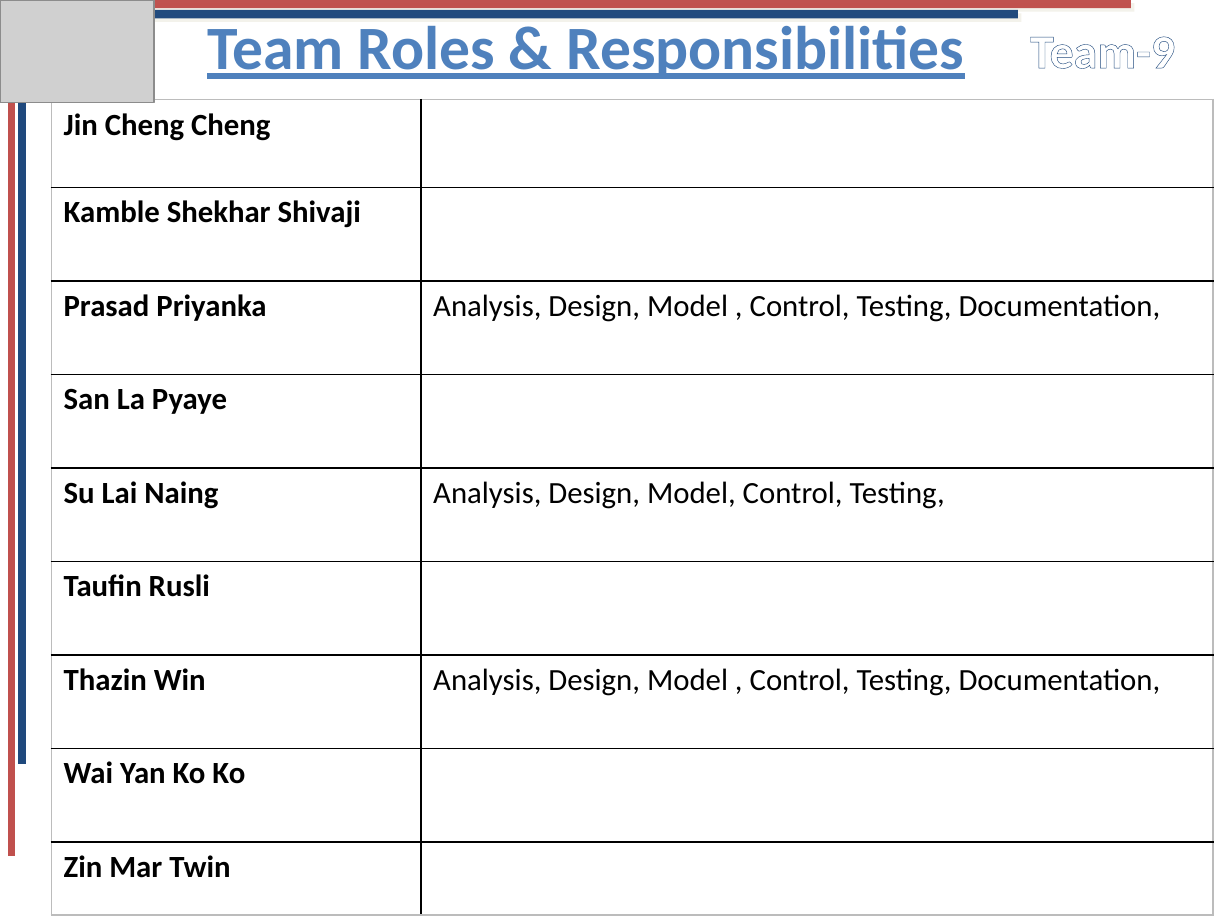
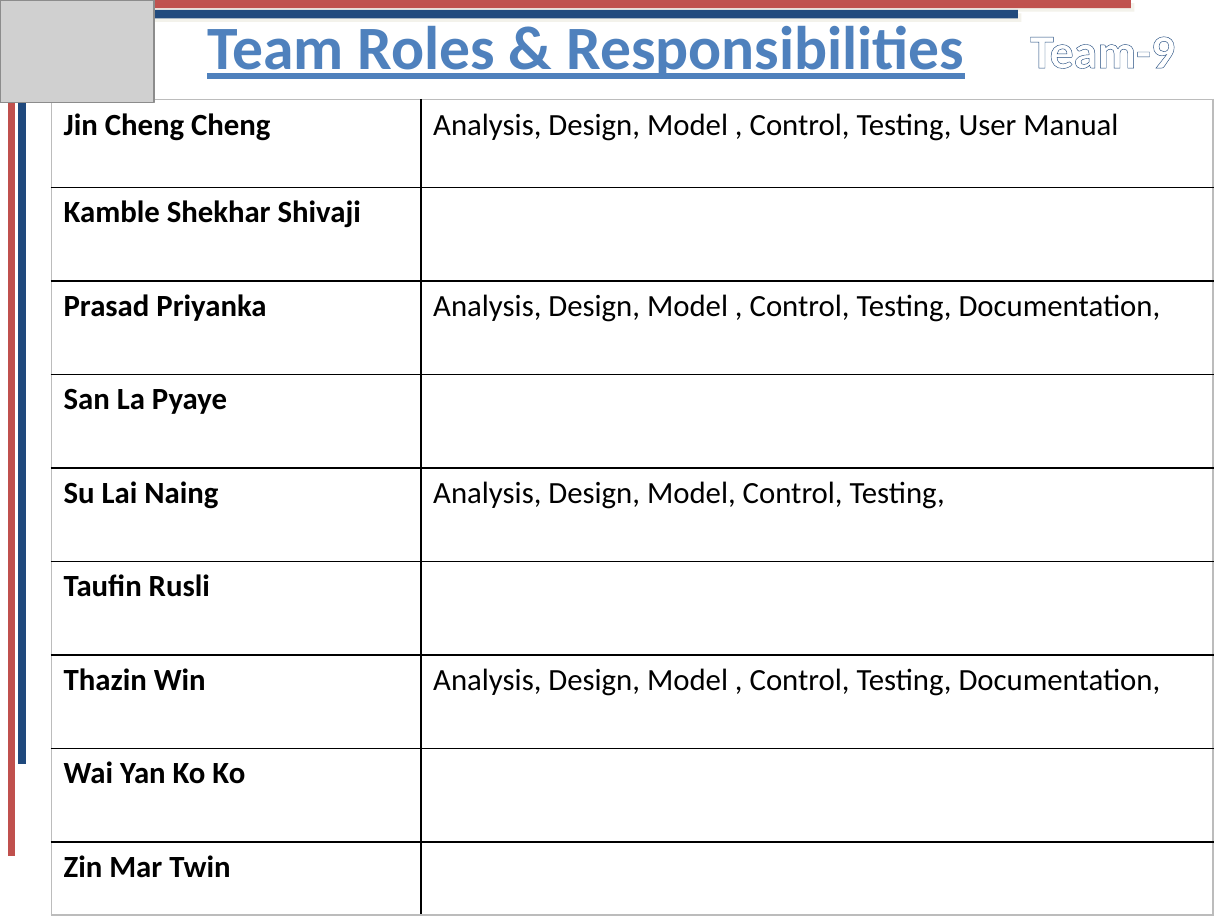
Before and after one commit to Soulrequiem/final-project-whereever-whatever, a slide deck: slide 2 of others/Files/presentation/PresentationSlideADproject.pptx. Drawn at 1232x924 pixels with LibreOffice and Linux fonts; fonts in the diff are those of the drawing; grey boxes stand for pictures. Boxes give left, top, right and bottom in pixels: in the first picture for what was removed or moved away, otherwise in the second. Text is boxed around its words. In the diff, an @@ line names an element or a change of style, - is before the commit and + after.

```diff
--- a/others/Files/presentation/PresentationSlideADproject.pptx
+++ b/others/Files/presentation/PresentationSlideADproject.pptx
@@ table at <box>52,100,1214,914</box> @@
-row 1, column 2: 
+row 1, column 2: Analysis, Design, Model , Control, Testing, User Manual
```
